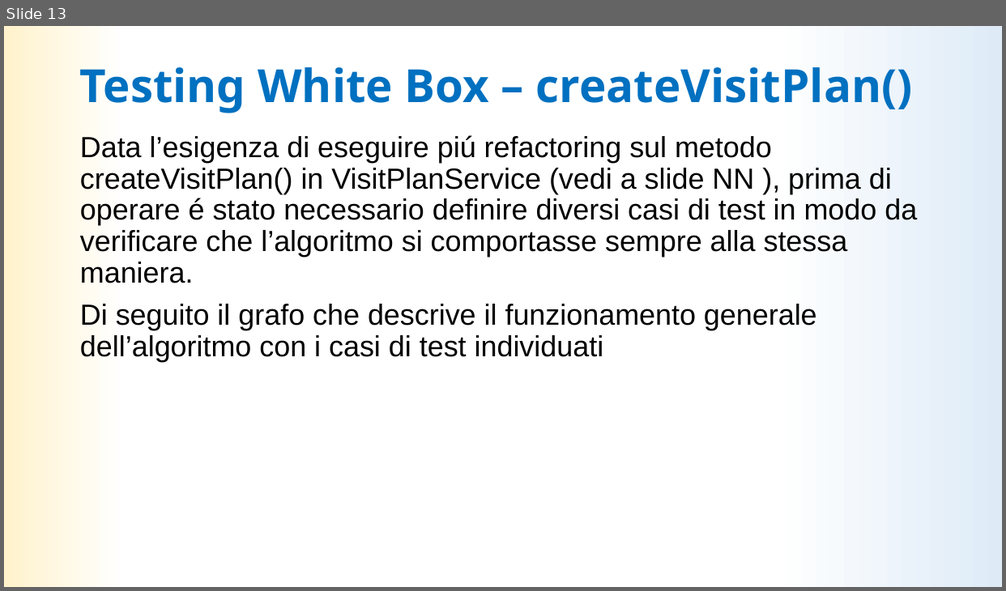
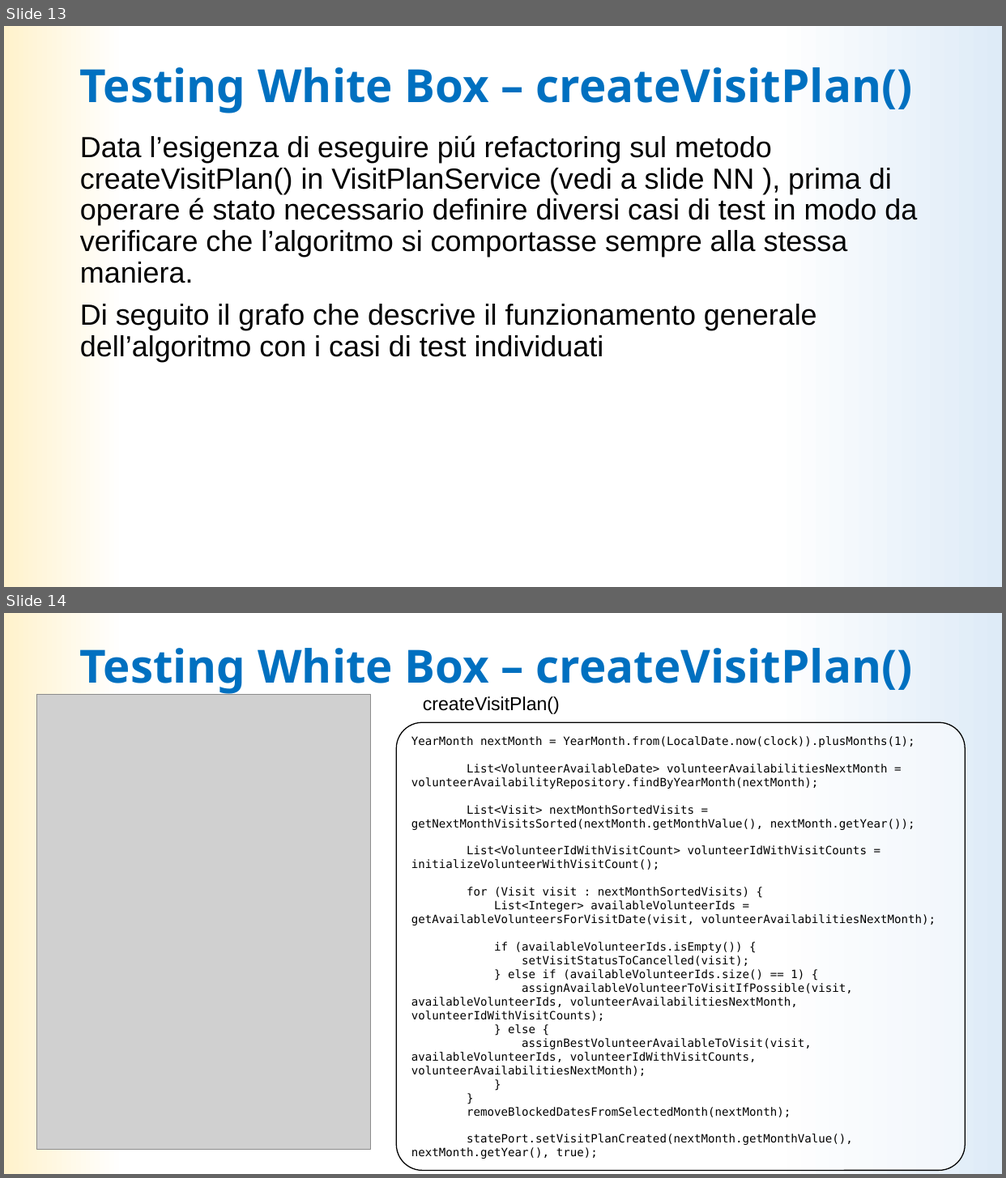
Before and after one commit to LDolzanelli/progettoIngegneria, a slide deck: doc/Presentazione/Presentazione_ingsw_parteB.pptx. Shown one above the other, each under a label of ours: slide 13 before the commit, slides 13 and 14 after it. The pictures are 1006x591 and 1006x1178 pixels, drawn with LibreOffice and Linux fonts; fonts in the diff are those of the drawing; grey boxes stand for pictures. Boxes give left, top, right and bottom in pixels: in the first picture for what was removed or moved away, otherwise in the second. Text is boxed around its words. In the diff, an @@ line names an element or a change of style, - is before the commit and + after.

Commit message:
Seconda versione della presentazione
Aggiunta la parte sul white testing
Aggiunti i diagrammi usati per il testing e per la slide sulla dependency
inversion

```diff
--- a/doc/Presentazione/Presentazione_ingsw_parteB.pptx
+++ b/doc/Presentazione/Presentazione_ingsw_parteB.pptx
@@ slide 14 added at [4, 613, 1002, 1174], background gradient #DEEBF7 to #FFFFFF to #FFF2CC @@
@@ title added at [80, 648, 913, 695], 44 pt, text #0070C0, bold @@
+Testing White Box – createVisitPlan()
@@ picture added at [37, 695, 371, 1149] @@
@@ text added at [423, 696, 560, 714], 18 pt, text #000000 @@
+createVisitPlan()
@@ rounded rectangle added at [396, 722, 965, 1171], fill #FFFFFF at 50% opacity, outline #000000 1 pt, 11 pt, text #000000 @@
+YearMonth nextMonth = YearMonth.from(LocalDate.now(clock)).plusMonths(1);
+List<VolunteerAvailableDate> volunteerAvailabilitiesNextMonth = volunteerAvailabilityRepository.findByYearMonth(nextMonth);
+List<Visit> nextMonthSortedVisits = getNextMonthVisitsSorted(nextMonth.getMonthValue(), nextMonth.getYear());
+List<VolunteerIdWithVisitCount> volunteerIdWithVisitCounts = initializeVolunteerWithVisitCount();
+for (Visit visit : nextMonthSortedVisits) {
+List<Integer> availableVolunteerIds = getAvailableVolunteersForVisitDate(visit, volunteerAvailabilitiesNextMonth);
+if (availableVolunteerIds.isEmpty()) {
+setVisitStatusToCancelled(visit);
+} else if (availableVolunteerIds.size() == 1) {
+assignAvailableVolunteerToVisitIfPossible(visit, availableVolunteerIds, volunteerAvailabilitiesNextMonth, volunteerIdWithVisitCounts);
+} else {
+assignBestVolunteerAvailableToVisit(visit, availableVolunteerIds, volunteerIdWithVisitCounts, volunteerAvailabilitiesNextMonth);
+}
+}
+removeBlockedDatesFromSelectedMonth(nextMonth);
+statePort.setVisitPlanCreated(nextMonth.getMonthValue(), nextMonth.getYear(), true);
```
Also in this commit, not shown: 4 slides changed, 3 other slides added, 1 slide removed, 15 other files.
